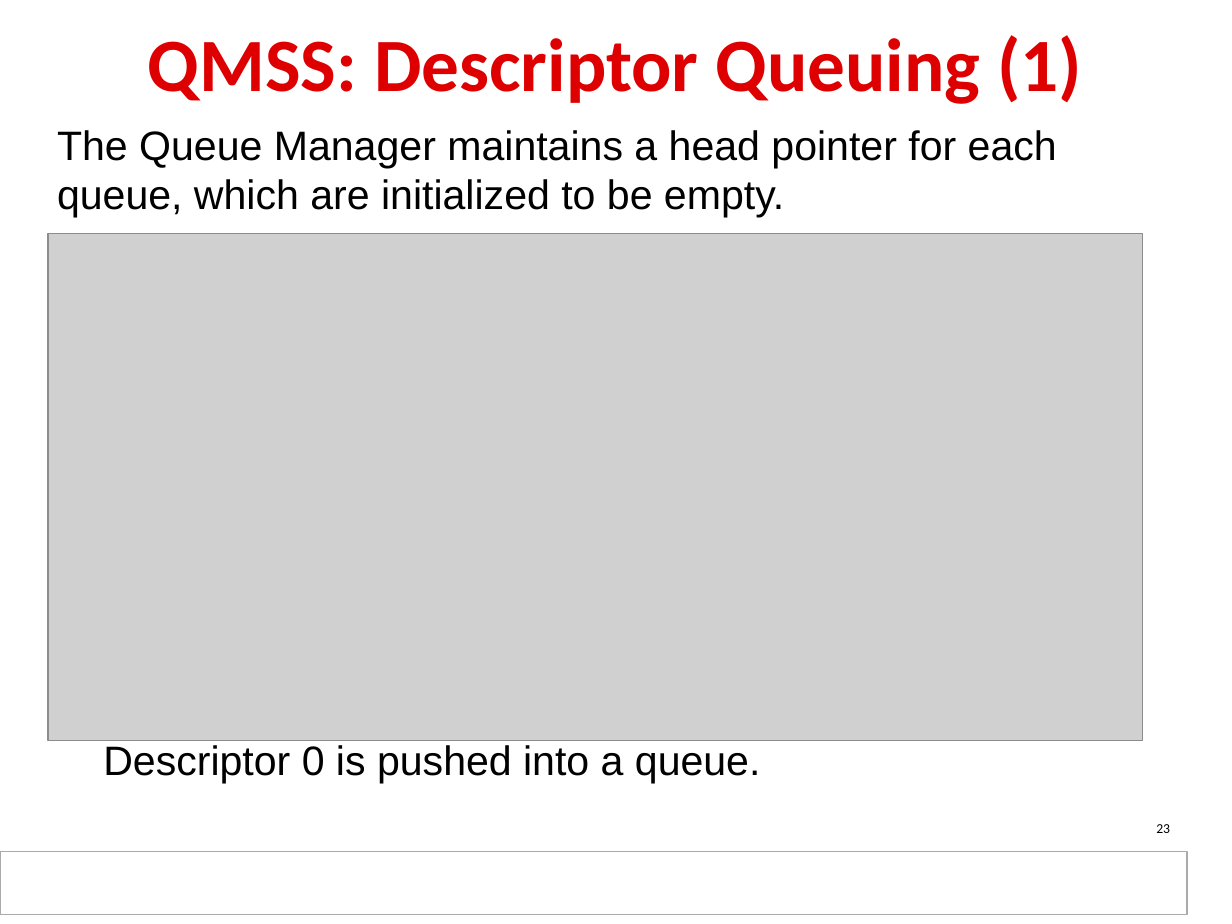
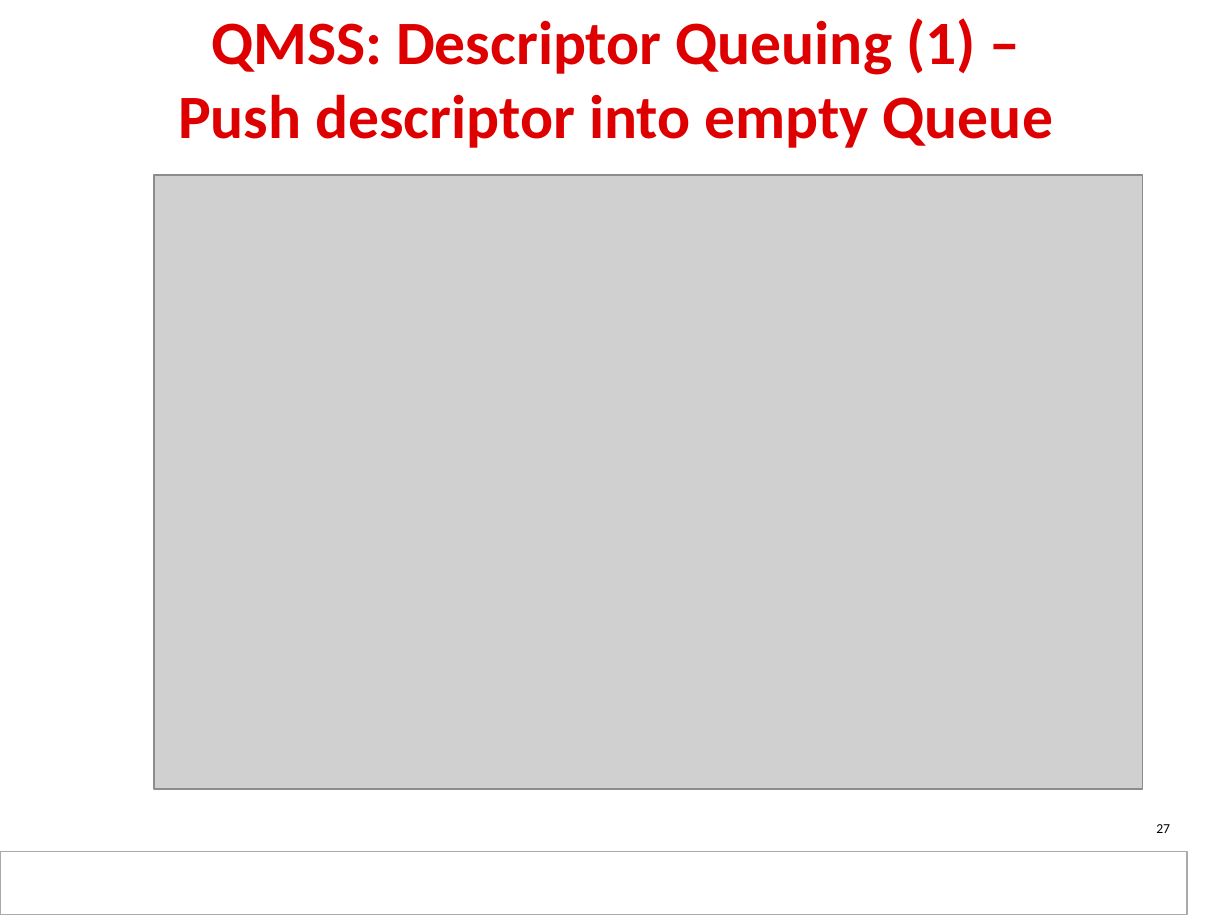
Before and after one commit to hari1989/keystone-workshop, a slide deck: slide 27 of slides/KeyStone Multicore Navigator.pptx (slide 23 before the commit). Drawn at 1232x924 pixels with LibreOffice and Linux fonts; fonts in the diff are those of the drawing; grey boxes stand for pictures; background and template pictures are left out. Boxes give left, top, right and bottom in pixels: in the first picture for what was removed or moved away, otherwise in the second. Text is boxed around its words. In the diff, an @@ line names an element or a change of style, - is before the commit and + after.

```diff
--- a/slides/KeyStone Multicore Navigator.pptx
+++ b/slides/KeyStone Multicore Navigator.pptx
@@ title at bbox=[178, 18, 1053, 148]: text changed; size 44 to 36 pt @@
-QMSS: Descriptor Queuing (1)
+QMSS: Descriptor Queuing (1) –
+Push descriptor into empty Queue
@@ text removed at bbox=[57, 130, 1057, 784] @@
-The Queue Manager maintains a head pointer for each queue, which are initialized to be empty.
-Descriptor 0 is pushed into a queue.
@@ picture: place and size @@
-picture at bbox=[48, 233, 1143, 740]
+picture at bbox=[154, 175, 1142, 788]
@@ page number at bbox=[1156, 824, 1170, 833]: text changed @@
-23
+27
```
Also in this commit, not shown: 10 other slides changed, 13 slides added, 4 slides removed.
